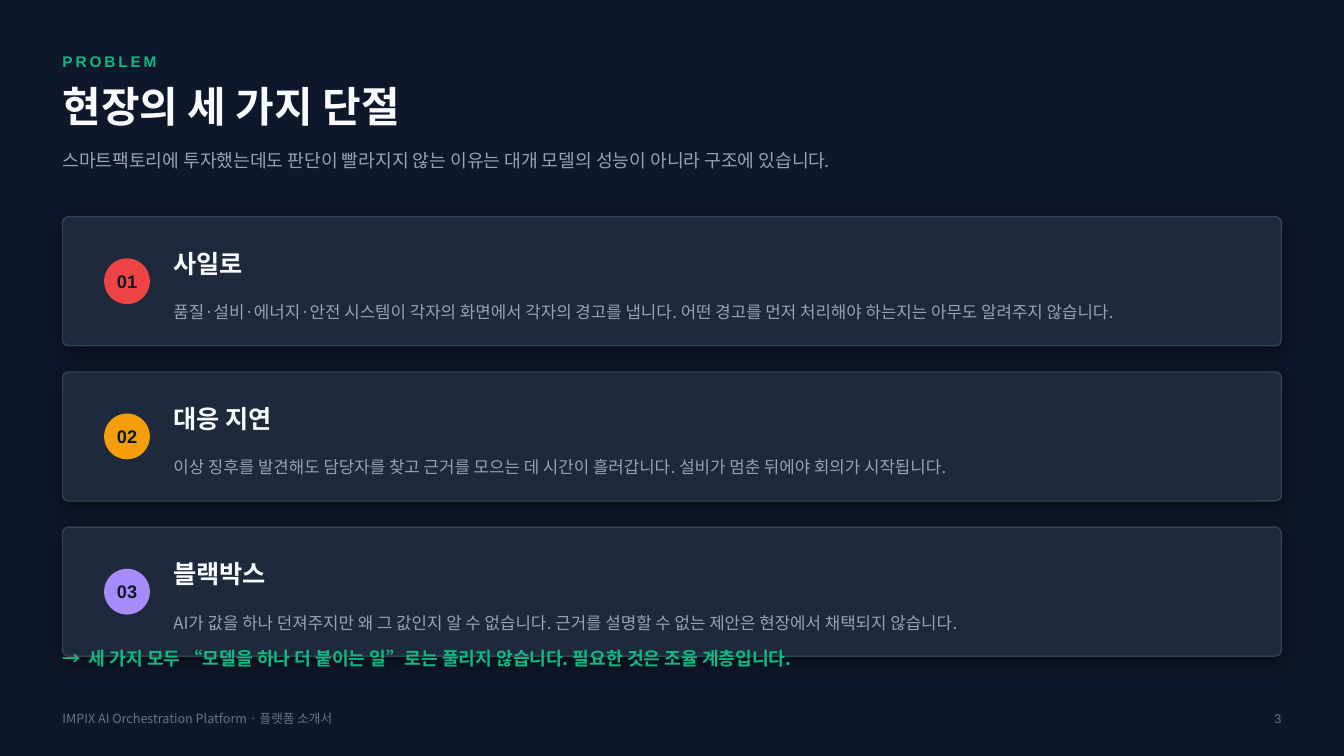
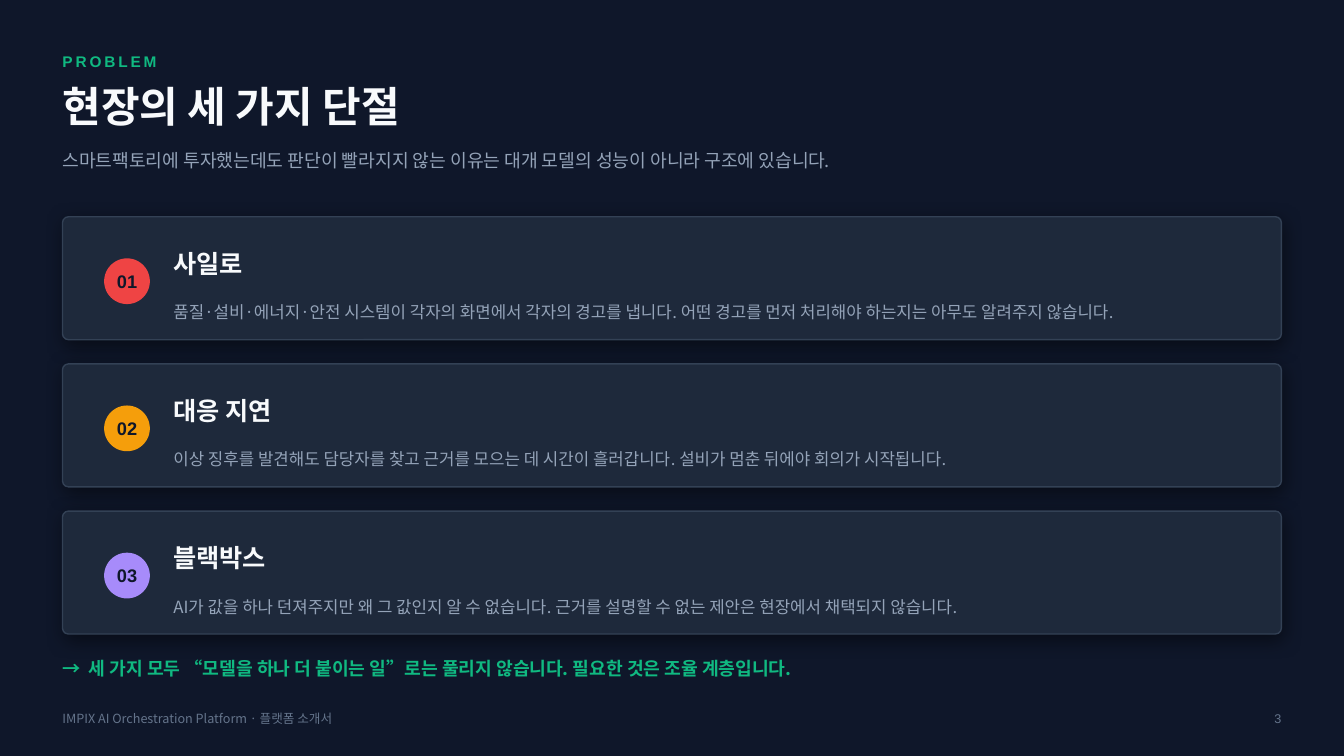
Before and after one commit to oddeye2796-cyber/impix-ai-orchestration-platform, a slide deck: slide 3 of docs/IMPIX_AI_플랫폼_소개서.pptx. Drawn at 1344x756 pixels with LibreOffice and Linux fonts; fonts in the diff are those of the drawing. Boxes give left, top, right and bottom in pixels: in the first picture for what was removed or moved away, otherwise in the second. Text is boxed around its words. In the diff, an @@ line names an element or a change of style, - is before the commit and + after.

```diff
--- a/docs/IMPIX_AI_플랫폼_소개서.pptx
+++ b/docs/IMPIX_AI_플랫폼_소개서.pptx
@@ rounded rectangle: place and size @@
-rounded rectangle at <box>63,217,1281,346</box>
+rounded rectangle at <box>63,217,1281,340</box>
@@ rounded rectangle: place and size @@
-rounded rectangle at <box>63,372,1281,501</box>
+rounded rectangle at <box>63,364,1281,487</box>
@@ 3 texts, 1 ellipse: place and size @@
-3 texts, 1 ellipse at <box>105,407,946,474</box>
+3 texts, 1 ellipse at <box>105,399,946,466</box>
@@ proportions changed in 3 elements at <box>63,217,1281,340</box>, <box>63,364,1281,487</box>, <box>63,511,1281,634</box> @@
@@ rounded rectangle: place and size @@
-rounded rectangle at <box>63,527,1281,656</box>
+rounded rectangle at <box>63,511,1281,634</box>
@@ 3 texts, 1 ellipse: place and size @@
-3 texts, 1 ellipse at <box>105,562,957,630</box>
+3 texts, 1 ellipse at <box>105,546,957,614</box>
@@ text "→ 세 가지 모두 “모델을 ...": place and size @@
-text "→ 세 가지 모두 “모델을 ..." at <box>89,649,791,667</box>
+text "→ 세 가지 모두 “모델을 ..." at <box>89,659,791,677</box>
```
Also in this commit, not shown: 2 other slides changed, 23 other files.
